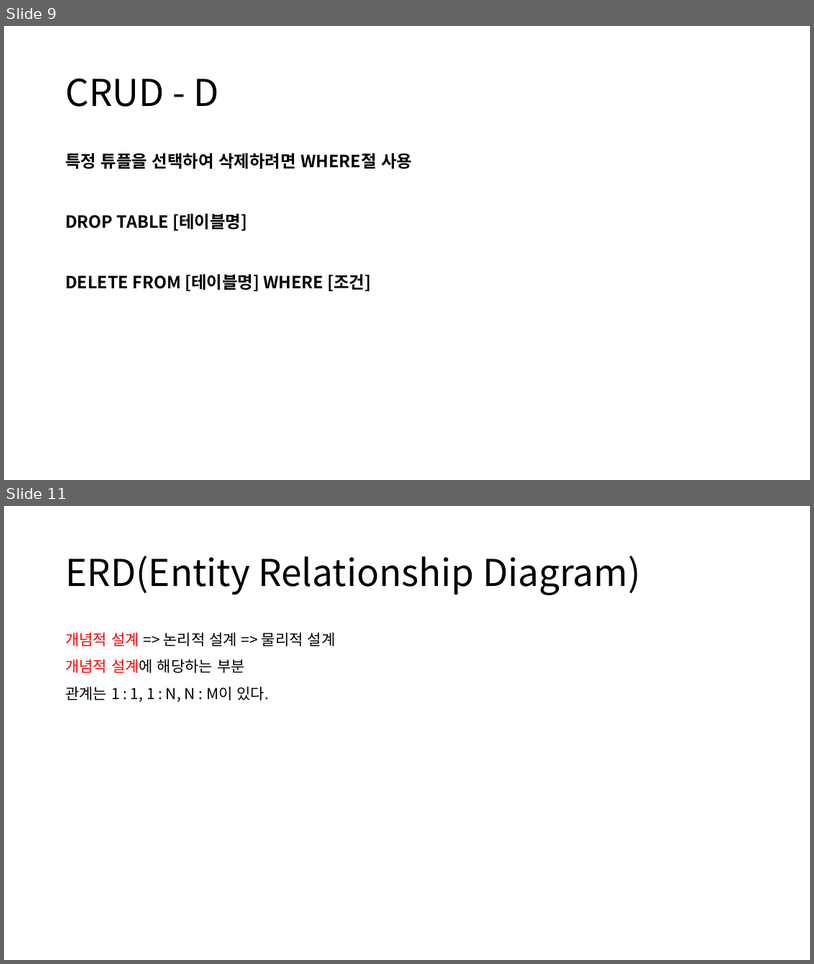
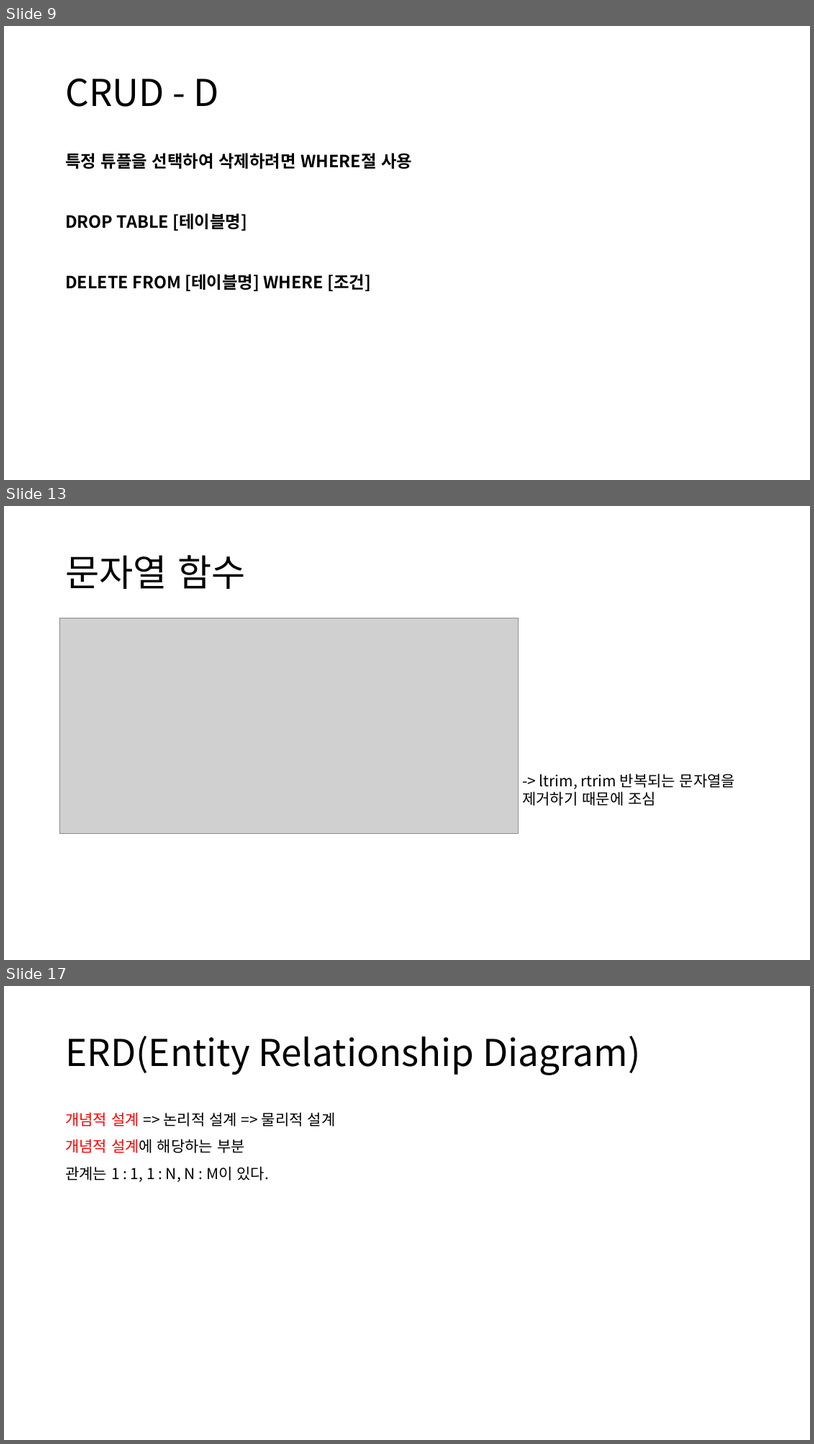
Before and after one commit to 98jiyong/DB, a slide deck: 자료/DB정리.pptx. Shown one above the other, each under a label of ours: slides 9 and 11 before the commit, slides 9, 13 and 17 after it; the slides between them are not shown. The pictures are 814x964 and 814x1444 pixels, drawn with LibreOffice and Linux fonts; fonts in the diff are those of the drawing; grey boxes stand for pictures. Boxes give left, top, right and bottom in pixels: in the first picture for what was removed or moved away, otherwise in the second. Text is boxed around its words. In the diff, an @@ line names an element or a change of style, - is before the commit and + after.

```diff
--- a/자료/DB정리.pptx
+++ b/자료/DB정리.pptx
@@ slide 13 added at <box>4,506,810,960</box>, background #FFFFFF @@
@@ title added at <box>65,555,245,589</box>, 44 pt, text #000000 @@
+문자열 함수
@@ picture added at <box>59,618,519,834</box> @@
@@ text added at <box>522,773,736,806</box>, 18 pt, text #000000 @@
+-> ltrim, rtrim 반복되는 문자열을
+제거하기 때문에 조심
@@ what was slide 11 is now slide 17 @@
```
Also in this commit, not shown: 6 other slides added, 1 slide removed, 2 other files.
